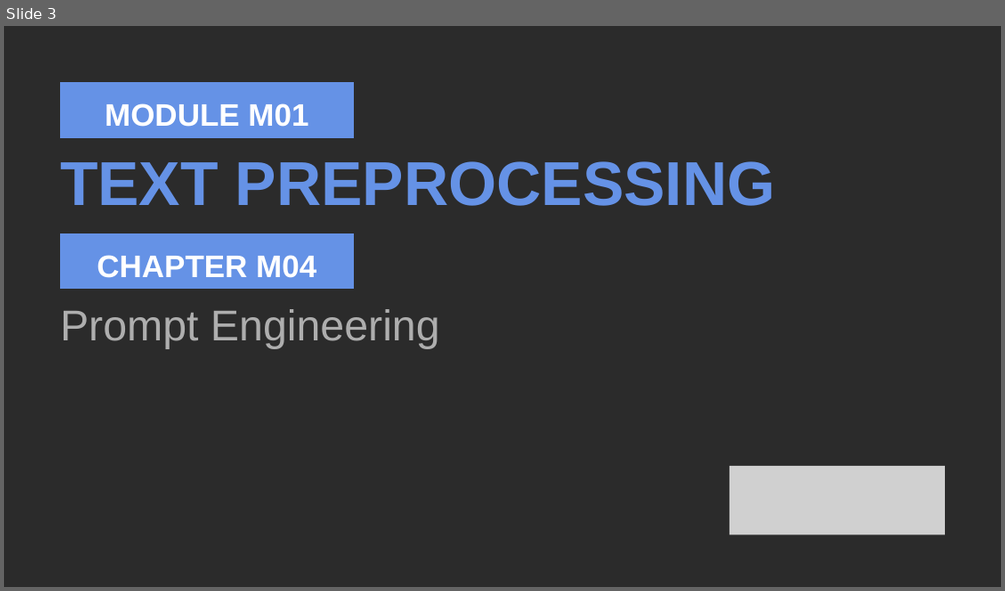
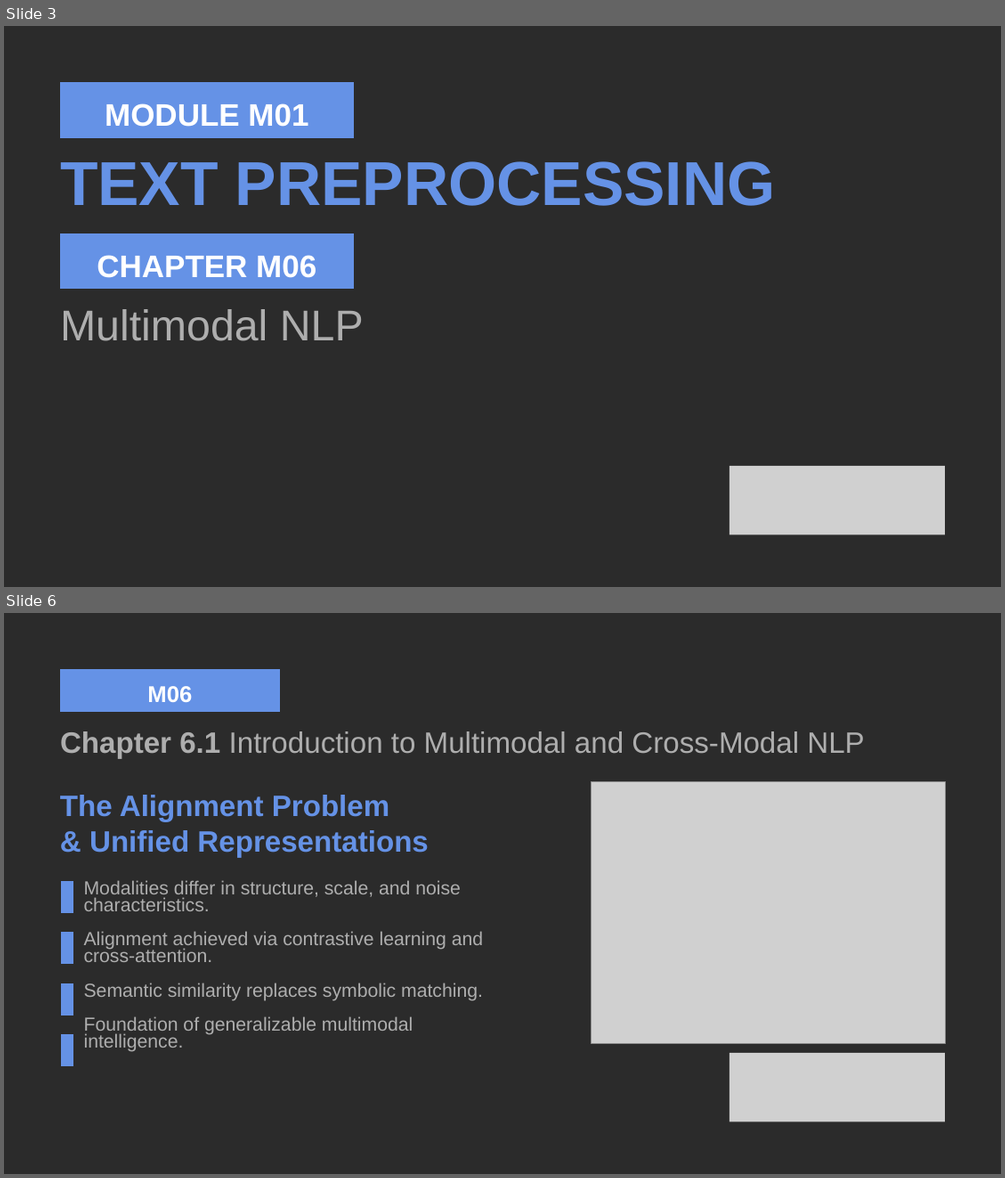
Before and after one commit to rausejop/ai, a slide deck: M06 Multimodal NLP/DEF_M06 Multimodal NLP.pptx. Shown one above the other, each under a label of ours: slide 3 before the commit, slides 3 and 6 after it; the slides between them are not shown. The pictures are 1005x591 and 1005x1178 pixels, drawn with LibreOffice and Linux fonts; fonts in the diff are those of the drawing; grey boxes stand for pictures; background and template pictures are left out; a plain dark background stands for a picture behind light text. Boxes give left, top, right and bottom in pixels: in the first picture for what was removed or moved away, otherwise in the second. Text is boxed around its words. In the diff, an @@ line names an element or a change of style, - is before the commit and + after.

```diff
--- a/M06 Multimodal NLP/DEF_M06 Multimodal NLP.pptx
+++ b/M06 Multimodal NLP/DEF_M06 Multimodal NLP.pptx
@@ slide 6 added at (x1=4, y1=613, x2=1001, y2=1174), background picture (left out) @@
@@ freeform shape added at (x1=60, y1=669, x2=280, y2=711), fill #6592E6 @@
@@ text added at (x1=112, y1=686, x2=228, y2=702), 33 pt, text #FFFFFF, bold @@
+M01.1 BPE
@@ text added at (x1=147, y1=686, x2=192, y2=702), 33 pt, text #FFFFFF, bold @@
+M06
@@ text added at (x1=60, y1=731, x2=864, y2=758), 42.6 pt, text #AEAEAE @@
+Chapter 6.1 Introduction to Multimodal and Cross-Modal NLP
@@ text added at (x1=60, y1=795, x2=428, y2=858), 42.6 pt, text #6592E6, bold @@
+The Alignment Problem
+& Unified Representations
@@ picture added at (x1=591, y1=781, x2=945, y2=1043) @@
@@ freeform shape added at (x1=61, y1=881, x2=73, y2=913), fill #6592E6 @@
@@ text added at (x1=84, y1=880, x2=483, y2=1052), 27.3 pt, text #AEAEAE @@
+Modalities differ in structure, scale, and noise characteristics.
+Alignment achieved via contrastive learning and cross-attention.
+Semantic similarity replaces symbolic matching.
+Foundation of generalizable multimodal intelligence.
@@ freeform shape added at (x1=61, y1=932, x2=73, y2=964), fill #6592E6 @@
@@ freeform shape added at (x1=61, y1=983, x2=73, y2=1014), fill #6592E6 @@
@@ freeform shape added at (x1=61, y1=1034, x2=73, y2=1065), fill #6592E6 @@
@@ picture added at (x1=729, y1=1053, x2=945, y2=1121) @@
@@ slide 3 changed as well @@
@@ text at (x1=97, y1=255, x2=316, y2=278): text changed @@
-CHAPTER M04
+CHAPTER M06
@@ text at (x1=60, y1=309, x2=364, y2=341): text changed @@
-Prompt Engineering
+Multimodal NLP
```
Also in this commit, not shown: 1 other slide changed, 19 other slides added, 28 slides removed, 1 other file.
